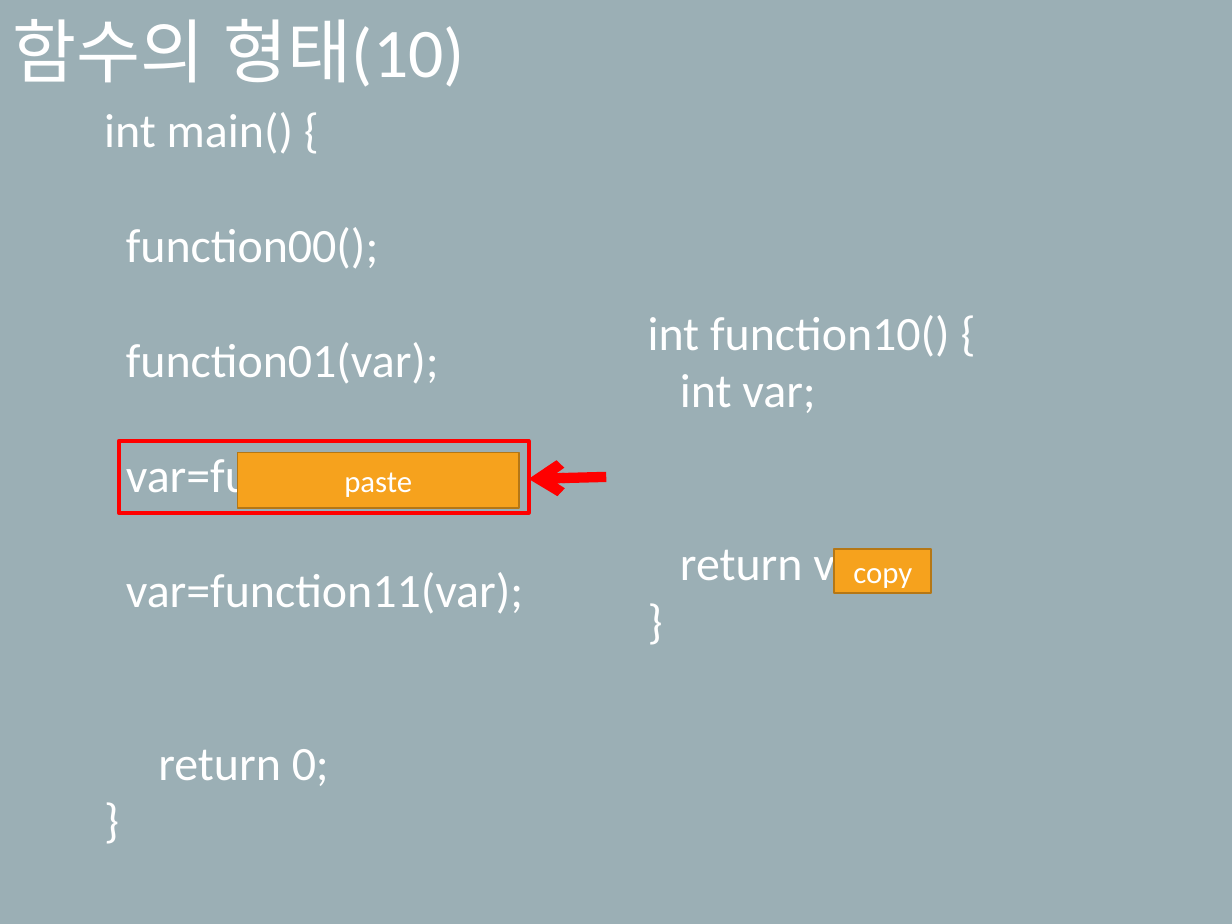
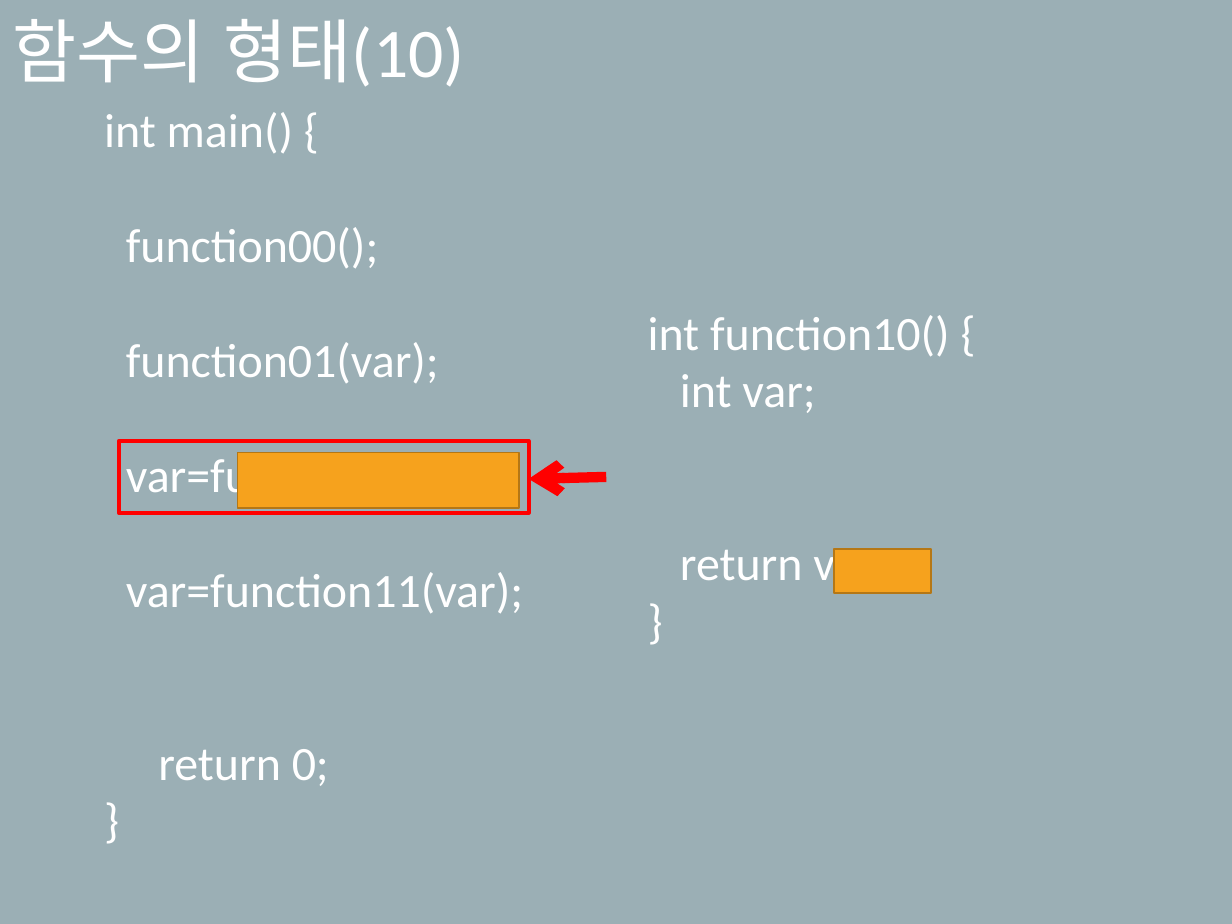
Before and after one commit to SekyuShin/Mentoring, a slide deck: slide 5 of 2019_Mentoring/8_weeks/멘토링_8주차.pptx. Drawn at 1232x924 pixels with LibreOffice and Linux fonts; fonts in the diff are those of the drawing. Boxes give left, top, right and bottom in pixels: in the first picture for what was removed or moved away, otherwise in the second. Text is boxed around its words. In the diff, an @@ line names an element or a change of style, - is before the commit and + after.

```diff
--- a/2019_Mentoring/8_weeks/멘토링_8주차.pptx
+++ b/2019_Mentoring/8_weeks/멘토링_8주차.pptx
@@ text in rectangle at (x1=344, y1=472, x2=412, y2=497): text removed @@
-paste
@@ text in rectangle at (x1=853, y1=568, x2=912, y2=588): text removed @@
-copy
```
Also in this commit, not shown: 1 other slide changed.
